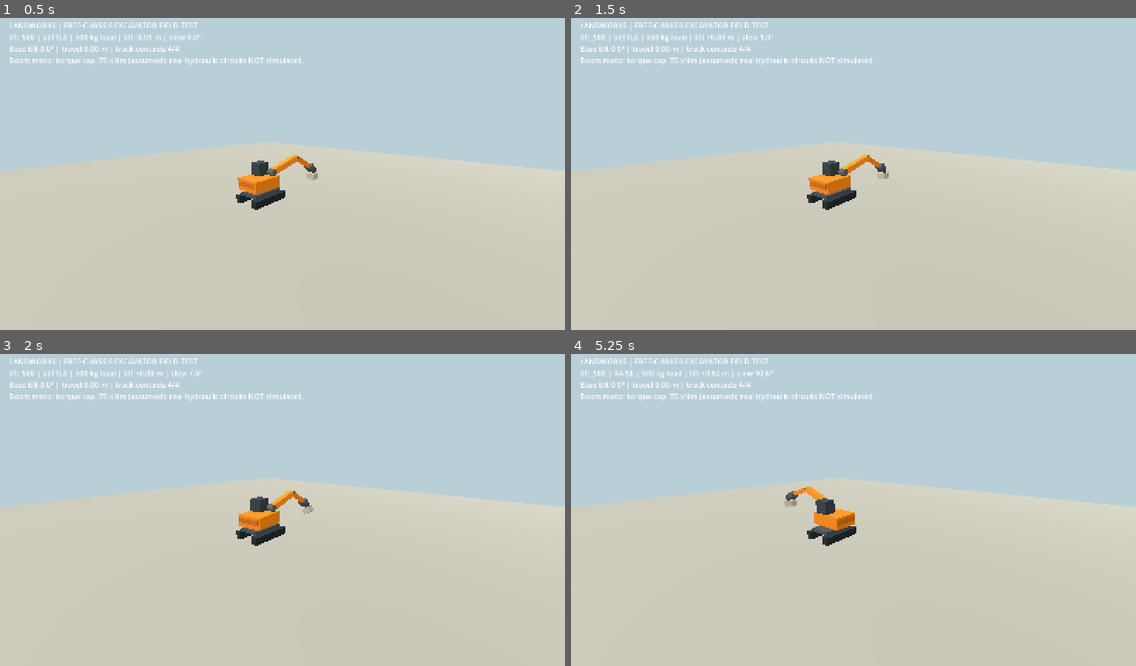
Above: before the commit, frames 1-4 (two rows, left to right).
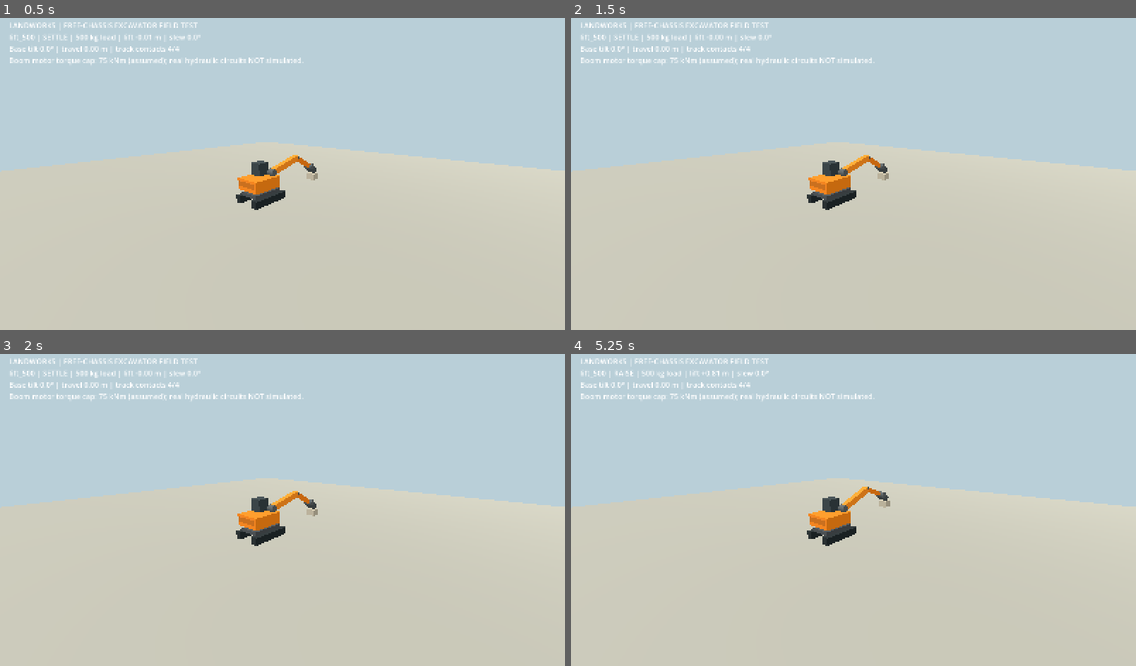
Above: after the commit, the same moments.

Repository: sn97ty8yn4-jpg/landworks
Game: Godot game, scene res://landworks/scenes/excavator_work_lab.tscn
Two runs of this game, one before a commit and one after it. Both use one fixed random seed, a clock stepped at 60 frames per second and the inputs below. This scene is started directly instead of the project's main scene.
Inputs (mouse positions are in pixels of both pictures, inside the frame that each line leads up to):
- Up to frame 1 (0.5 s): no input
- Up to frame 2 (1.5 s): tap Enter at 0.5 s; move the mouse to (977, 155) at 0.52 s; hold D 0.53-1.25 s; hold I 0.53-1.25 s; click (977, 155) at 0.67 s; tap Space at 0.77, 1.25 s; drag from (740, 186) to (825, 233) at 1.27 s
- Up to frame 3 (2 s): no input
- Up to frame 4 (5.25 s): move the mouse to (910, 438) at 2.02 s; hold D 2.03-2.75 s; hold O 2.03-2.75 s; drag from (825, 569) to (684, 460) at 2.77 s; move the mouse to (1023, 553) at 3.52 s; hold A 3.53-4.25 s; hold P 3.53-4.25 s; tap Space at 3.77 s; drag from (684, 460) to (768, 428) at 4.27 s; move the mouse to (881, 506) at 5.02 s; hold S from 5.03 s (still down); hold Q from 5.03 s (still down); click (881, 506) at 5.17 s

Frame 1 is identical in both runs. In frame 2, 0.1% of the frame differs, in the area x 24-57%, y 5-57%; in frame 3, 0.3%; in frame 4, 0.9%, in the area x 25-57%, y 5-57%.

Commit message:
Correct excavator slew motor direction and unblock crawler traction test

Diff:
--- a/landworks/scripts/excavator_work_lab.gd
+++ b/landworks/scripts/excavator_work_lab.gd
@@ -77,7 +77,10 @@
     undercarriage.collision_mask = 1
     add_child(undercarriage)
     var mat := PhysicsMaterial.new()
-    mat.friction = 1.0
+    # These are passive box-track proxies, not powered linked tracks. A high
+    # static friction coefficient arrests the rigid body before contact drive
+    # forces can act; drive traction is separately force-limited per side.
+    mat.friction = 0.18
     mat.rough = true
     undercarriage.physics_material_override = mat
     # Wide, real rigid-body track contact area rather than a frozen chassis.
@@ -162,8 +165,10 @@
 func _control_slew(target_rad: float) -> void:
     var error := wrapf(target_rad - _relative_slew_rad(), -PI, PI)
     var rel_ang_vel: float = (upper.angular_velocity - undercarriage.angular_velocity).dot(Vector3.UP)
+    # The Jolt hinge-motor sign is opposite to the measured yaw sign here.
+    # Without this inversion the carriage spins uncommanded toward 180 degrees.
     slew_joint.set_param(HingeJoint3D.PARAM_MOTOR_TARGET_VELOCITY,
-        clampf(2.0 * error - 0.65 * rel_ang_vel, -0.45, 0.45))
+        -clampf(2.0 * error - 0.65 * rel_ang_vel, -0.45, 0.45))
 
 func _drive_tracks(target_left: float, target_right: float) -> void:
     # Four physical ground-contact queries. Traction is limited and applied at
